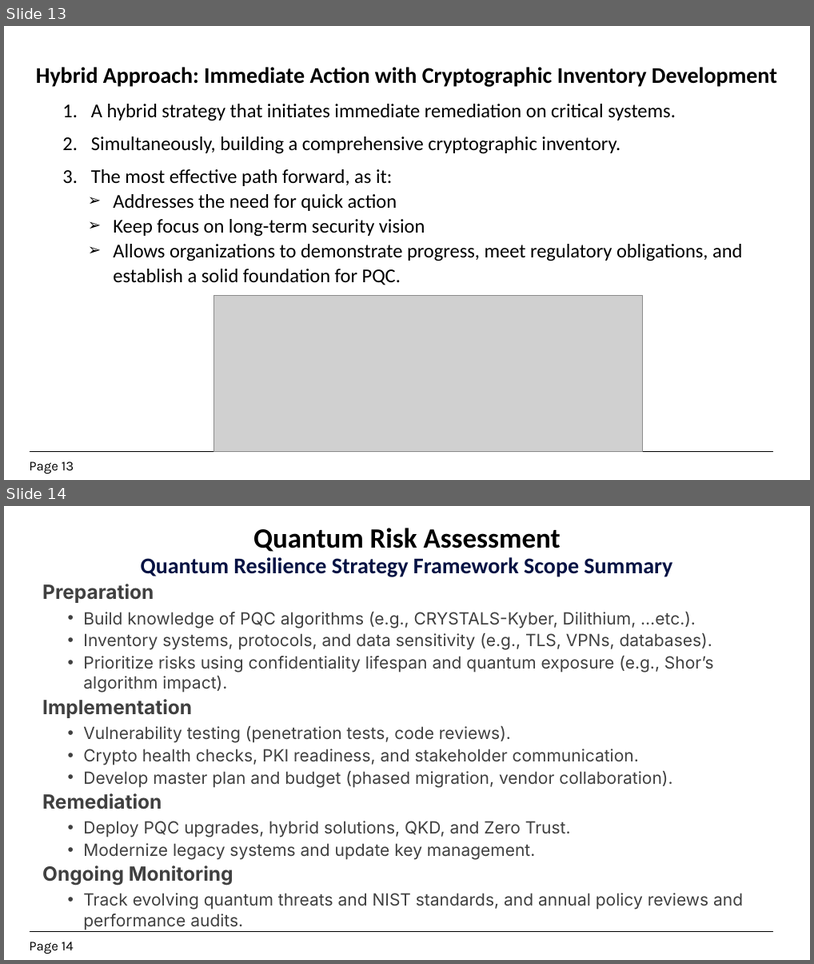
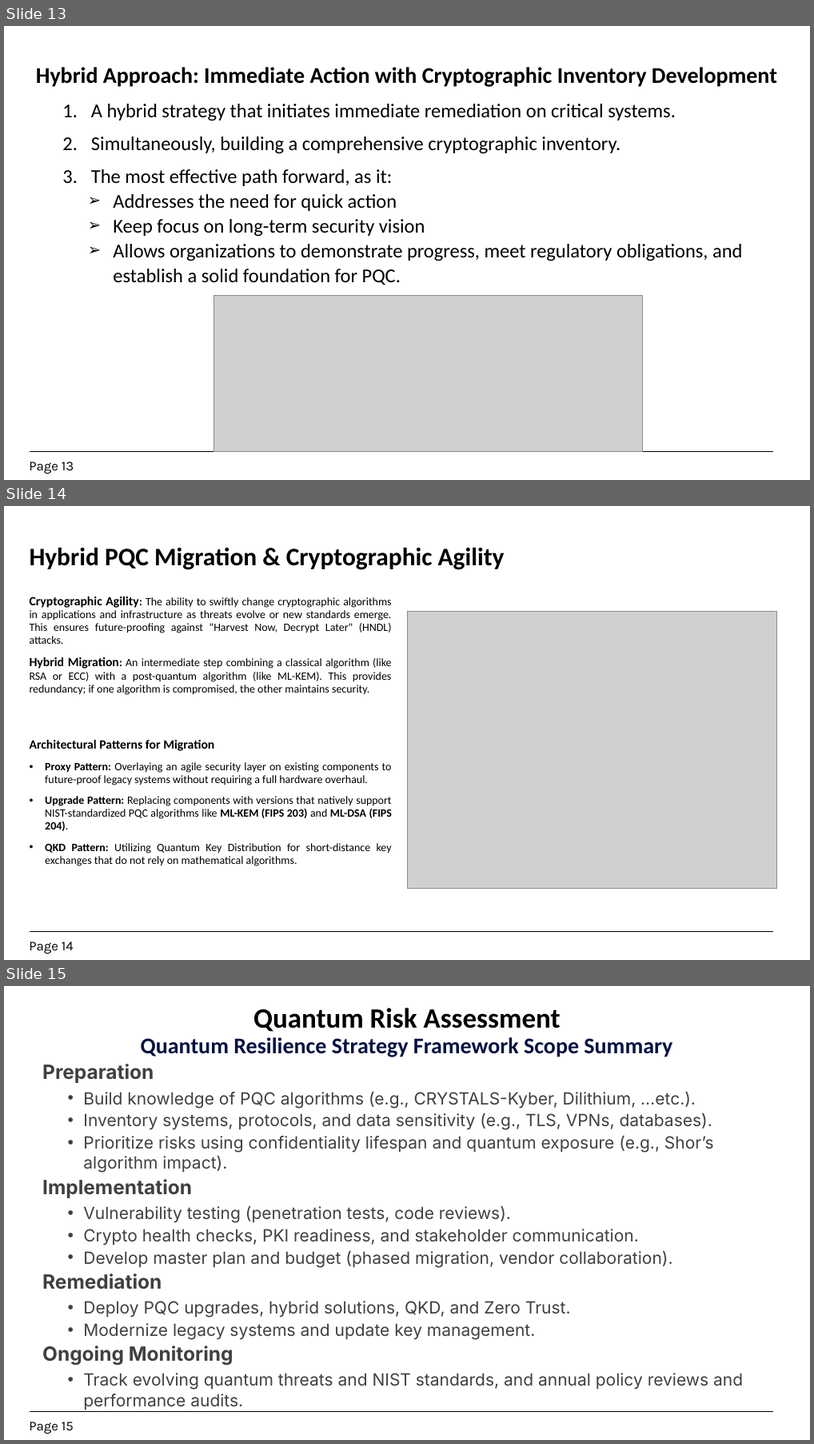
Before and after one commit to kibrahim757/EGQCC, a slide deck: Presentations/5.Quantum Risk Assesment.pptx. Shown one above the other, each under a label of ours: slides 13 and 14 before the commit, slides 13, 14 and 15 after it. The pictures are 814x964 and 814x1444 pixels, drawn with LibreOffice and Linux fonts; fonts in the diff are those of the drawing; grey boxes stand for pictures. Boxes give left, top, right and bottom in pixels: in the first picture for what was removed or moved away, otherwise in the second. Text is boxed around its words. In the diff, an @@ line names an element or a change of style, - is before the commit and + after.

```diff
--- a/Presentations/5.Quantum Risk Assesment.pptx
+++ b/Presentations/5.Quantum Risk Assesment.pptx
@@ slide 14 added at box(4, 506, 810, 960), background #FFFFFF; not listed: 2 template elements that a slide beside it also shows @@
@@ title added at box(30, 548, 505, 570), 36 pt, text #000000, bold @@
+Hybrid PQC Migration & Cryptographic Agility
@@ text added at box(30, 596, 392, 866), 16 pt, text #000000 @@
+Cryptographic Agility: The ability to swiftly change cryptographic algorithms in applications and infrastructure as threats evolve or new standards emerge. This ensures future-proofing against "Harvest Now, Decrypt Later" (HNDL) attacks.
+Hybrid Migration: An intermediate step combining a classical algorithm (like RSA or ECC) with a post-quantum algorithm (like ML-KEM). This provides redundancy; if one algorithm is compromised, the other maintains security.
+Architectural Patterns for Migration
+• Proxy Pattern: Overlaying an agile security layer on existing components to future-proof legacy systems without requiring a full hardware overhaul.
+• Upgrade Pattern: Replacing components with versions that natively support NIST-standardized PQC algorithms like ML-KEM (FIPS 203) and ML-DSA (FIPS 204).
+• QKD Pattern: Utilizing Quantum Key Distribution for short-distance key exchanges that do not rely on mathematical algorithms.
@@ picture added at box(407, 611, 777, 888) @@
@@ what was slide 14 is now slide 15 @@
@@ page number at box(29, 1421, 74, 1433): text changed @@
-Page 14
+Page 15
```
Also in this commit, not shown: 1 slide changed, 2 other files.
